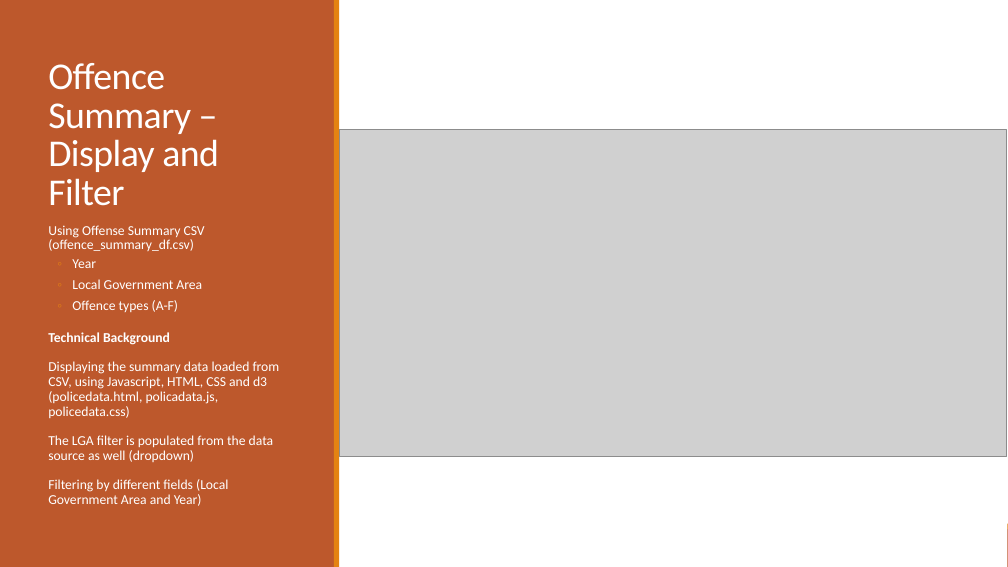
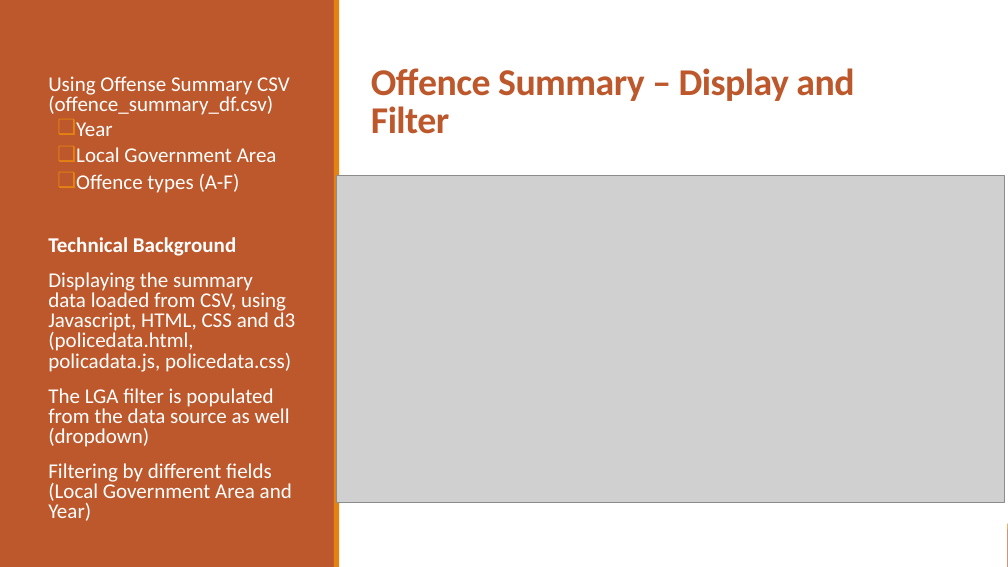
Before and after one commit to PhuongTieuOp/project3, a slide deck: slide 8 of Victoria Crime Data Visualization3.pptx (slide 6 before the commit). Drawn at 1008x567 pixels with LibreOffice and Linux fonts; fonts in the diff are those of the drawing; grey boxes stand for pictures. Boxes give left, top, right and bottom in pixels: in the first picture for what was removed or moved away, otherwise in the second. Text is boxed around its words. In the diff, an @@ line names an element or a change of style, - is before the commit and + after.

```diff
--- a/Victoria Crime Data Visualization3.pptx
+++ b/Victoria Crime Data Visualization3.pptx
@@ text "Using Offense Summary CSV (offence_summary_df.csv)": place and size @@
-text "Using Offense Summary CSV (offence_summary_df.csv)" at (48, 225, 280, 506)
+text "Using Offense Summary CSV (offence_summary_df.csv)" at (48, 76, 296, 521)
@@ text "Using Offense Summary CSV (offence_summary_df.csv)" at (48, 76, 296, 521): size 13 to 20 pt; line spacing 0.9 to 0.8; bullet ◦ to ❑ @@
@@ title "Offence Summary – Display and ...": place and size @@
-title "Offence Summary – Display and ..." at (48, 63, 219, 206)
+title "Offence Summary – Display and ..." at (371, 68, 854, 134)
@@ title "Offence Summary – Display and ..." at (371, 68, 854, 134): text colour #FFFFFF to #BD582C, bold on @@
@@ picture: place and size @@
-picture at (340, 130, 1007, 457)
+picture at (337, 175, 1004, 503)
```
Also in this commit, not shown: 5 other slides changed, 4 slides added, 1 slide removed.
